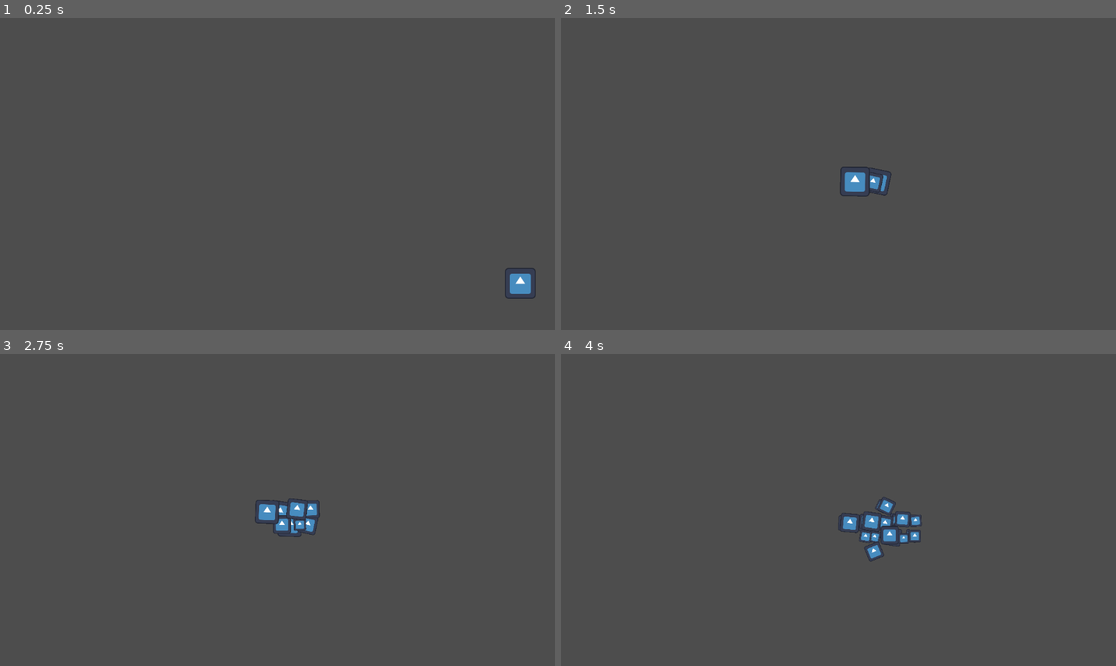
Above: before the commit, frames 1-4 (two rows, left to right).
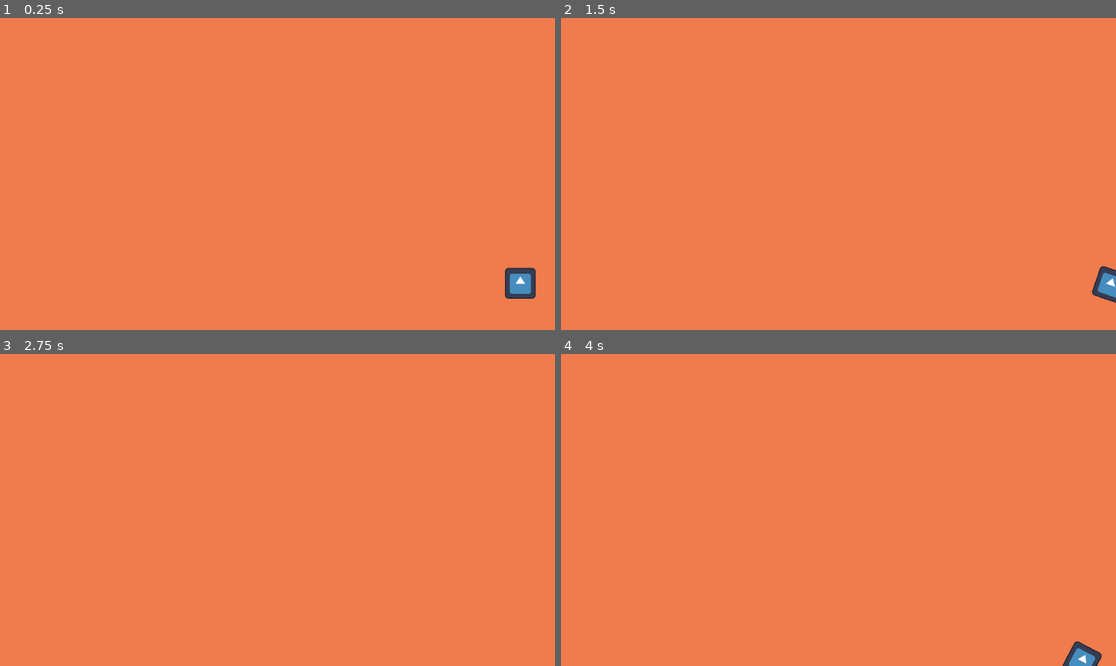
Above: after the commit, the same moments.

Repository: EnesCoder/Microscale
Game: Godot game, scene res://game.tscn
Same seed, same stepped clock (60 frames per second), same inputs: the game is played once before the commit and once after it. The engine's default icon, where the game draws it, is replaced by a stand-in: a white triangle on a blue panel in a dark square.
Inputs (mouse positions are in pixels of both pictures, inside the frame that each line leads up to):
- Up to frame 1 (0.25 s): no input
- Up to frame 2 (1.5 s): tap Enter at 0.5 s; move the mouse to (960, 158) at 0.52 s; hold D (right) 0.53-1.28 s; tap Ctrl (split) at 0.6, 1.35 s; click (960, 158) at 0.67 s; move the mouse to (727, 189) at 1.27 s; hold S (down) from 1.28 s (still down); click (727, 189) at 1.42 s
- Up to frame 3 (2.75 s): move the mouse to (333, 441) at 2.02 s; release S (down) at 2.03 s; hold D (right) from 2.03 s (still down); tap Ctrl (split) at 2.1 s; click (333, 441) at 2.17 s
- Up to frame 4 (4 s): move the mouse to (810, 572) at 2.77 s; release D (right) at 2.78 s; hold Space (thrust) 2.78-3.53 s; tap Ctrl (split) at 2.85, 3.6 s; click (810, 572) at 2.92 s; move the mouse to (1005, 556) at 3.52 s; hold A (left) from 3.53 s (still down); click (1005, 556) at 3.67 s

The runs differ from the first frame. In frame 1, 99% of the frame differs, in the area x 0-100%, y 0-100%; in frame 2, 100%; in frame 3, 100%; in frame 4, 100%.

Commit message:
Information
Added a UI for each cell, which holds the information about it and some functionality. Also now they all split separately

Diff:
--- a/Microscale/camera.gd
+++ b/Microscale/camera.gd
@@ -4,7 +4,6 @@
 
 func interpolate_zoom(delta, where_to_zoom):
 	var initial_pos = global_position
-	var initial_zoom = zoom
 	var zoomed_in = false
 	var dist = where_to_zoom - initial_pos
 	print(global_position)
@@ -14,7 +13,7 @@
 		#zoom += Vector2(380/dist.length(), 380/dist.length()) * delta
 		#if zoom.x > split_zoom_threshold:
 		#	zoomed_in = true
-		if where_to_zoom - global_position < Vector2.ONE:
+		if where_to_zoom - global_position < Vector2.ONE*2:
 			zoomed_in = true
 		await get_tree().create_timer(delta).timeout
 	await get_tree().create_timer(1.0).timeout
--- a/Microscale/player.gd
+++ b/Microscale/player.gd
@@ -6,12 +6,17 @@
 var can_thrust = true
 var splitting = false
 var rotation_force : Vector2
-var connection_j : DampedSpringJoint2D
-@onready var meant_scale = $Sprite2D.scale
+var mouse_in = false
+var split = false
+@onready var cell_group = get_tree().get_nodes_in_group("Player_cells")
+@onready var meant_scale = $Sprite2D.scale.x
+@onready var ui_holder = $UIHolder
 const split_dist = 140
 
 func _ready():
 	add_to_group("Player_cells")
+
+	ui_holder.visible = false
 
 	const min_force_dvdr = 2
 	var rot_rand1 = randi_range(-move_force, -move_force/min_force_dvdr)
@@ -26,18 +31,19 @@
 	$Sprite2D.scale += scalar
 	$CollisionShape2D.scale += scalar
 	$CollisionChecker.scale += scalar
-	meant_scale = $Sprite2D.scale
+	meant_scale = $Sprite2D.scale.x
 
 func Scale_to(new_scale : Vector2):
 	$Sprite2D.scale = new_scale
 	$CollisionShape2D.scale = new_scale
 	$CollisionChecker.scale = new_scale
-	meant_scale = $Sprite2D.scale
+	meant_scale = $Sprite2D.scale.x
 
 func Split(delta):
 	# setup
+	print("mitosis")
 	splitting = true
-	for cell in get_tree().get_nodes_in_group("Player_cells"):
+	for cell in cell_group:
 		cell.linear_velocity = Vector2.ZERO
 		cell.angular_velocity = 0
 
@@ -56,13 +62,14 @@
 	await get_tree().create_timer(0.7).timeout
 
 	# split and scale down
-	while abs(new_cell.global_position.x - global_position.x) < split_dist*meant_scale.x:
-		if meant_scale.x > meant_scale.x-0.1: Scale(Vector2(-delta*0.1, -delta*0.1))
-		else: Scale_to(Vector2(meant_scale.x-0.1, meant_scale.x-0.1))
+	while abs(new_cell.global_position.x - global_position.x) < split_dist*meant_scale:
+		if meant_scale > meant_scale-0.1: Scale(Vector2(-delta*0.1, -delta*0.1))
+		else: Scale_to(Vector2(meant_scale-0.1, meant_scale-0.1))
 		new_cell.global_position += Vector2(delta * 70, 0)
 		await get_tree().create_timer(delta).timeout
 
-	connection_j = DampedSpringJoint2D.new()
+	# creating the joint
+	var connection_j = DampedSpringJoint2D.new()
 	connection_j.length = 22
 	connection_j.stiffness = 0.2
 	connection_j.bias = 3
@@ -83,8 +90,23 @@
 	var thrust_dir = (mouse_pos - global_position).normalized()
 	apply_impulse(thrust_dir * thrust_force)
 
+func _input(event):
+	if event is InputEventMouseButton:
+		if event.is_pressed() and event.button_index == MOUSE_BUTTON_RIGHT:
+			if mouse_in:
+				print("mouse click on cell "+str(cell_group.find(self)))
+				ui_holder.visible = not ui_holder.visible
+				print(name)
+				for c in cell_group:
+					if c != self: c.ui_holder.visible = false
+			#elif ui_holder.visible:
+			#	ui_holder.visible = false
+
 func _process(_delta):
 	mouse_pos = get_parent().get_node("Camera2D").get_global_mouse_position()
+
+	ui_holder.global_rotation = 0
+	$UIHolder/CellInfo.set_item_text(0, "Scale: "+str(int(meant_scale*10))+" µm")
 
 func _physics_process(delta):
 	var move_dir = (Input.get_vector("left", "right", "up", "down")).normalized()
@@ -95,8 +117,9 @@
 			Rotate_physically(rotation_force * move_dir.x, delta)
 		if Input.is_action_just_pressed("thrust") and can_thrust:
 			Thrust()
-	if Input.is_action_just_pressed("split"):
-		if meant_scale.x > 0.25:
+	if split:
+		split = false
+		if meant_scale > 0.25:
 			await Split(delta)
 
 func _on_thrust_timer_timeout():
@@ -107,3 +130,14 @@
 
 func _on_collision_checker_body_exited(body):
 	pass
+
+func _on_collision_checker_mouse_entered():
+	mouse_in = true
+
+func _on_collision_checker_mouse_exited():
+	mouse_in = false
+
+func _on_split_button_pressed():
+	if not split:
+		ui_holder.visible = false
+		split = true
--- a/Microscale/player.tscn
+++ b/Microscale/player.tscn
@@ -8,6 +8,9 @@
 
 [sub_resource type="RectangleShape2D" id="RectangleShape2D_biycm"]
 size = Vector2(298.042, 136)
+
+[sub_resource type="Theme" id="Theme_uqshy"]
+default_font_size = 15
 
 [node name="Player" type="RigidBody2D"]
 mass = 0.6
@@ -34,6 +37,26 @@
 scale = Vector2(0.456311, 1)
 shape = SubResource("RectangleShape2D_biycm")
 
+[node name="UIHolder" type="Node2D" parent="."]
+
+[node name="CellInfo" type="ItemList" parent="UIHolder"]
+z_index = 5
+offset_right = 112.0
+offset_bottom = 41.0
+theme = SubResource("Theme_uqshy")
+item_count = 1
+item_0/text = "Scale:"
+
+[node name="SplitButton" type="Button" parent="UIHolder"]
+z_index = 5
+offset_top = -43.0
+offset_right = 95.0
+offset_bottom = -10.0
+text = "Split"
+
 [connection signal="timeout" from="ThrustTimer" to="." method="_on_thrust_timer_timeout"]
 [connection signal="body_entered" from="CollisionChecker" to="." method="_on_collision_checker_body_entered"]
 [connection signal="body_exited" from="CollisionChecker" to="." method="_on_collision_checker_body_exited"]
+[connection signal="mouse_entered" from="CollisionChecker" to="." method="_on_collision_checker_mouse_entered"]
+[connection signal="mouse_exited" from="CollisionChecker" to="." method="_on_collision_checker_mouse_exited"]
+[connection signal="pressed" from="UIHolder/SplitButton" to="." method="_on_split_button_pressed"]
--- a/Microscale/project.godot
+++ b/Microscale/project.godot
@@ -60,3 +60,4 @@
 
 renderer/rendering_method="gl_compatibility"
 renderer/rendering_method.mobile="gl_compatibility"
+environment/defaults/default_clear_color=Color(0.941176, 0.482353, 0.298039, 1)
Not shown: 1 places in Microscale/player.tscn that only renumber resources
